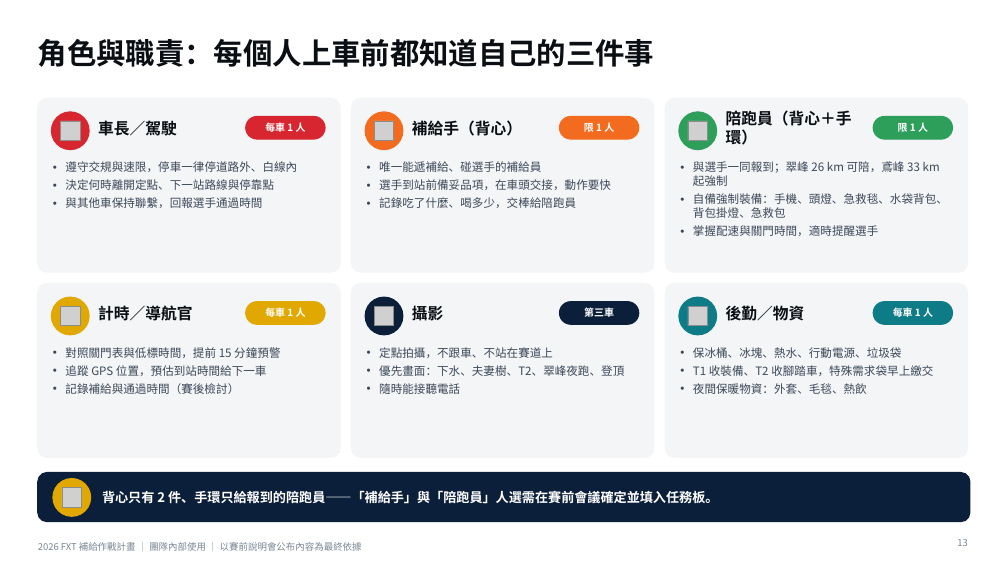
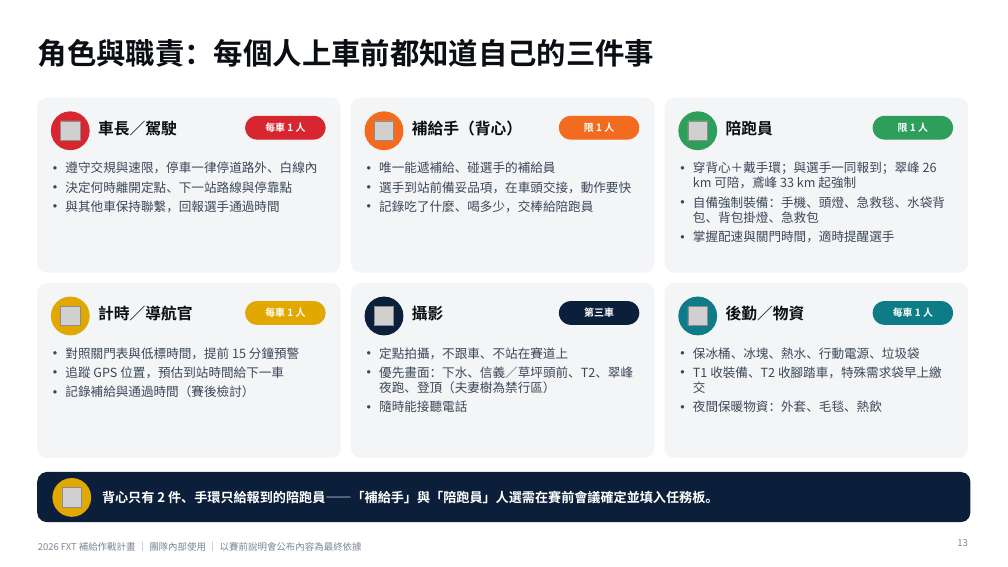
Before and after one commit to powermovebboy-sys/Race-site, a slide deck: slide 13 of deck/2026_FXT_補給作戰計畫.pptx. Drawn at 1008x567 pixels with LibreOffice and Linux fonts; fonts in the diff are those of the drawing; grey boxes stand for pictures. Boxes give left, top, right and bottom in pixels: in the first picture for what was removed or moved away, otherwise in the second. Text is boxed around its words. In the diff, an @@ line names an element or a change of style, - is before the commit and + after.

```diff
--- a/deck/2026_FXT_補給作戰計畫.pptx
+++ b/deck/2026_FXT_補給作戰計畫.pptx
@@ text at (726, 118, 773, 139): text changed @@
-陪跑員（背心＋手環）
+陪跑員
@@ text at (693, 161, 937, 188): text changed; size 11 to 12 pt @@
-• 與選手一同報到；翠峰 26 km 可陪，鳶峰 33 km 起強制
+• 穿背心＋戴手環；與選手一同報到；翠峰 26 km 可陪，鳶峰 33 km 起強制
@@ text at (693, 196, 945, 242): size 11 to 12 pt in "自備強制裝備：手機、頭燈、急救毯、水袋背包、背包掛燈、急救包", "掌握配速與關門時間，適時提醒選手" @@
@@ text at (379, 347, 568, 412): size 11 to 12 pt in "定點拍攝，不跟車、不站在賽道上", "隨時能接聽電話" @@
@@ size 11 to 12 pt in 4 elements at (65, 161, 317, 212), (379, 161, 631, 212), (65, 347, 299, 397), (693, 347, 942, 412) @@
@@ text at (379, 366, 633, 393): text changed; size 11 to 12 pt @@
-• 優先畫面：下水、夫妻樹、T2、翠峰夜跑、登頂
+• 優先畫面：下水、信義／草坪頭前、T2、翠峰夜跑、登頂（夫妻樹為禁行區）
```
Also in this commit, not shown: 23 other slides changed, 9 other files.
